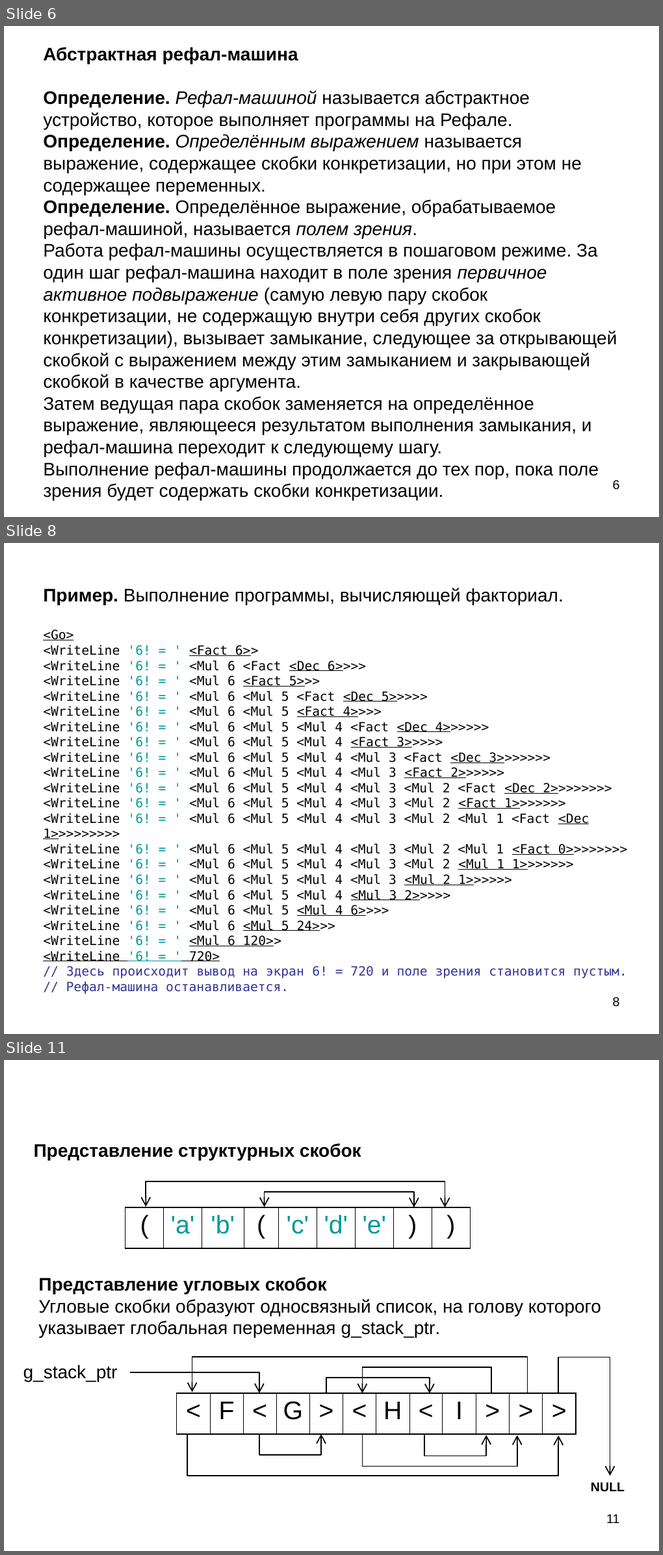
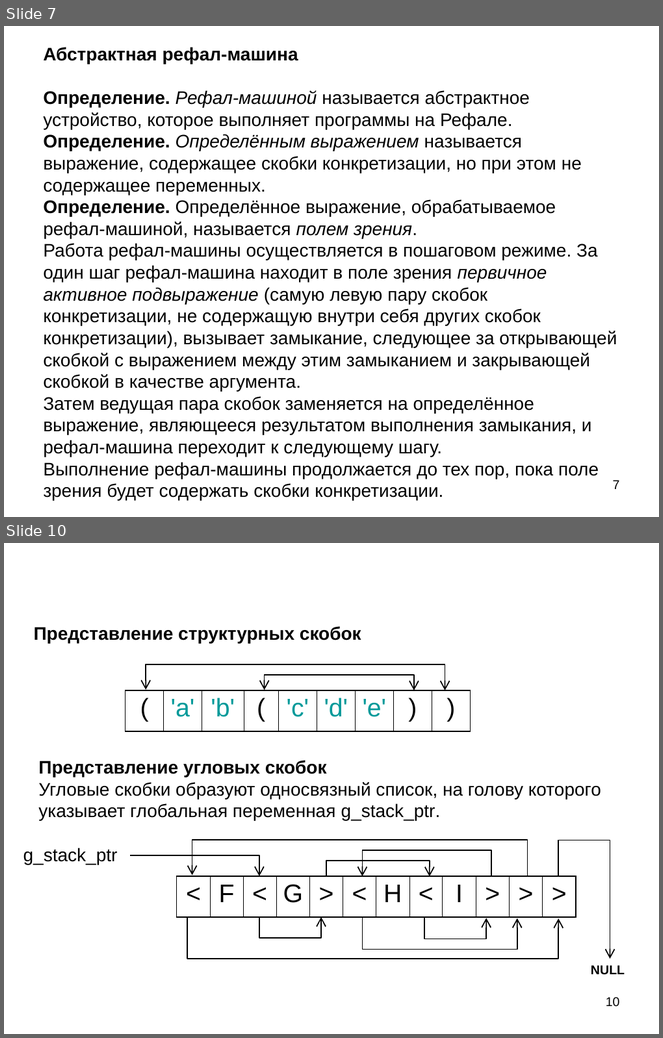
Before and after one commit to bmstu-iu9/refal-5-lambda, a slide deck: doc/Компилятор Простого Рефала.ppt. Shown one above the other, each under a label of ours: slides 6, 8 and 11 before the commit, slides 7 and 10 after it; the slides between them are not shown. The pictures are 663x1555 and 663x1038 pixels, drawn with LibreOffice and Linux fonts; fonts in the diff are those of the drawing. Boxes give left, top, right and bottom in pixels: in the first picture for what was removed or moved away, otherwise in the second. Text is boxed around its words. In the diff, an @@ line names an element or a change of style, - is before the commit and + after.

```diff
--- a/doc/Компилятор Простого Рефала.ppt
+++ b/doc/Компилятор Простого Рефала.ppt
@@ slide 8 removed at (4, 543, 659, 1034), background #FFFFFF @@
@@ title removed at (43, 588, 627, 994) @@
-Пример. Выполнение программы, вычисляющей факториал.
-<Go>
-<WriteLine '6! = ' <Fact 6>>
-<WriteLine '6! = ' <Mul 6 <Fact <Dec 6>>>>
-<WriteLine '6! = ' <Mul 6 <Fact 5>>>
-<WriteLine '6! = ' <Mul 6 <Mul 5 <Fact <Dec 5>>>>>
-<WriteLine '6! = ' <Mul 6 <Mul 5 <Fact 4>>>>
-<WriteLine '6! = ' <Mul 6 <Mul 5 <Mul 4 <Fact <Dec 4>>>>>>
-<WriteLine '6! = ' <Mul 6 <Mul 5 <Mul 4 <Fact 3>>>>>
-<WriteLine '6! = ' <Mul 6 <Mul 5 <Mul 4 <Mul 3 <Fact <Dec 3>>>>>>>
-<WriteLine '6! = ' <Mul 6 <Mul 5 <Mul 4 <Mul 3 <Fact 2>>>>>>
-<WriteLine '6! = ' <Mul 6 <Mul 5 <Mul 4 <Mul 3 <Mul 2 <Fact <Dec 2>>>>>>>>
-<WriteLine '6! = ' <Mul 6 <Mul 5 <Mul 4 <Mul 3 <Mul 2 <Fact 1>>>>>>>
-<WriteLine '6! = ' <Mul 6 <Mul 5 <Mul 4 <Mul 3 <Mul 2 <Mul 1 <Fact <Dec 1>>>>>>>>>
-<WriteLine '6! = ' <Mul 6 <Mul 5 <Mul 4 <Mul 3 <Mul 2 <Mul 1 <Fact 0>>>>>>>>
-<WriteLine '6! = ' <Mul 6 <Mul 5 <Mul 4 <Mul 3 <Mul 2 <Mul 1 1>>>>>>>
-<WriteLine '6! = ' <Mul 6 <Mul 5 <Mul 4 <Mul 3 <Mul 2 1>>>>>>
-<WriteLine '6! = ' <Mul 6 <Mul 5 <Mul 4 <Mul 3 2>>>>>
-<WriteLine '6! = ' <Mul 6 <Mul 5 <Mul 4 6>>>>
-<WriteLine '6! = ' <Mul 6 <Mul 5 24>>>
-<WriteLine '6! = ' <Mul 6 120>>
-<WriteLine '6! = ' 720>
-// Здесь происходит вывод на экран 6! = 720 и поле зрения становится пустым.
-// Рефал-машина останавливается.
@@ page number removed at (613, 997, 620, 1007) @@
-8
@@ what was slide 6 is now slide 7 @@
@@ page number at (613, 480, 620, 489): text changed @@
-6
+7
@@ what was slide 11 is now slide 10 @@
@@ page number at (606, 997, 620, 1007): text changed @@
-11
+10
```
Also in this commit, not shown: 10 slides changed, 3 slides added, 4 other slides removed, 4 other files.
